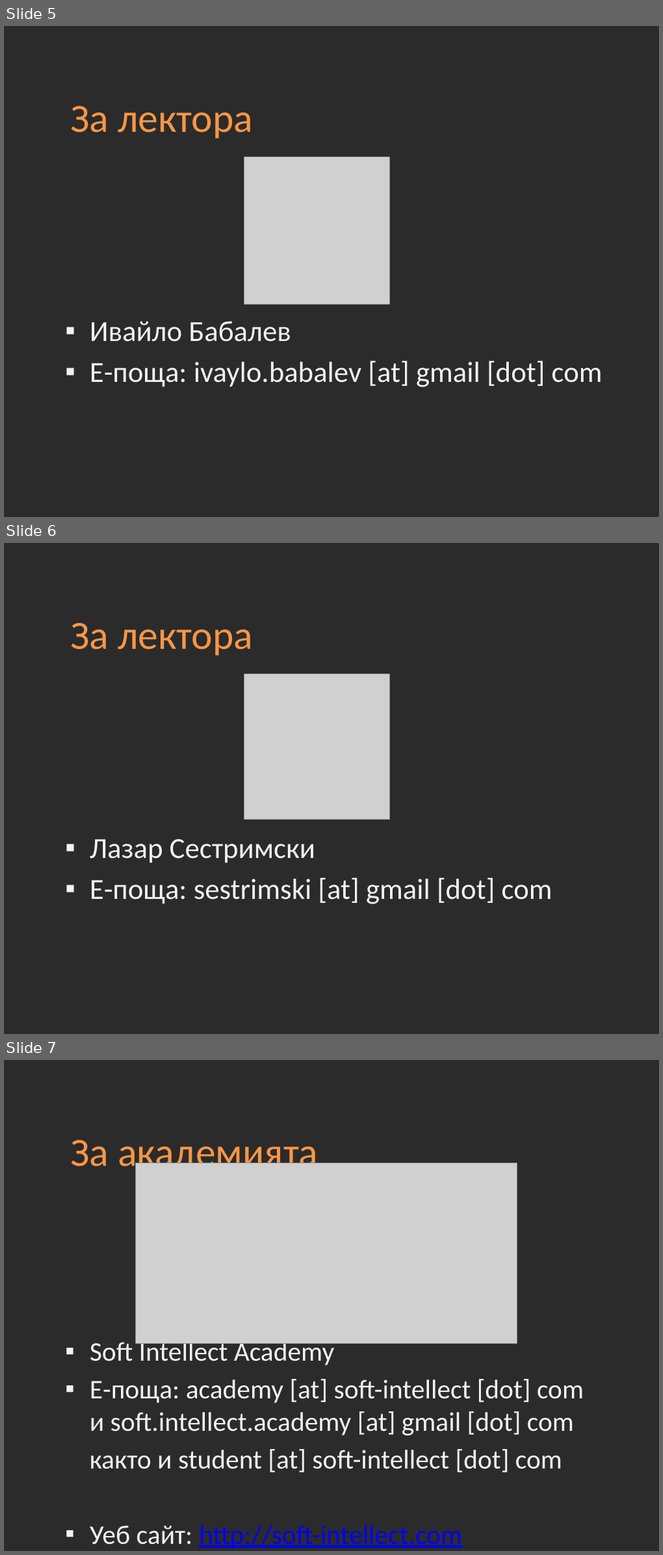
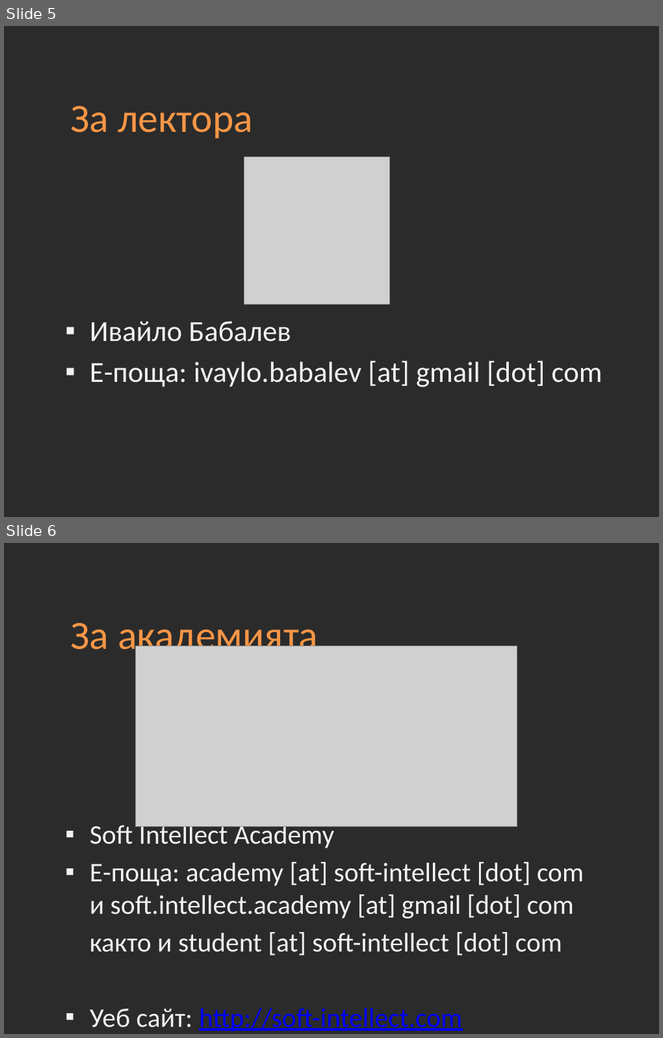
Before and after one commit to Academy-Soft-Intellect/Programming-Introduction-CSharp-Course, a slide deck: 01-Introduction-into-Course.pptx. Shown one above the other, each under a label of ours: slides 5, 6 and 7 before the commit, slides 5 and 6 after it. The pictures are 663x1555 and 663x1038 pixels, drawn with LibreOffice and Linux fonts; fonts in the diff are those of the drawing; grey boxes stand for pictures; background and template pictures are left out; a plain dark background stands for a picture behind light text. Boxes give left, top, right and bottom in pixels: in the first picture for what was removed or moved away, otherwise in the second. Text is boxed around its words. In the diff, an @@ line names an element or a change of style, - is before the commit and + after.

```diff
--- a/01-Introduction-into-Course.pptx
+++ b/01-Introduction-into-Course.pptx
@@ slide 6 removed at (4,543,659,1034), background picture (left out) @@
@@ title removed at (70,623,253,655) @@
-За лектора
@@ picture removed at (244,674,390,819) @@
@@ text removed at (90,839,553,904) @@
-▪ Лазар Сестримски
-▪ Е-поща: sestrimski [at] gmail [dot] com
@@ what was slide 7 is now slide 6 @@
```
Also in this commit, not shown: 1 slide changed.
